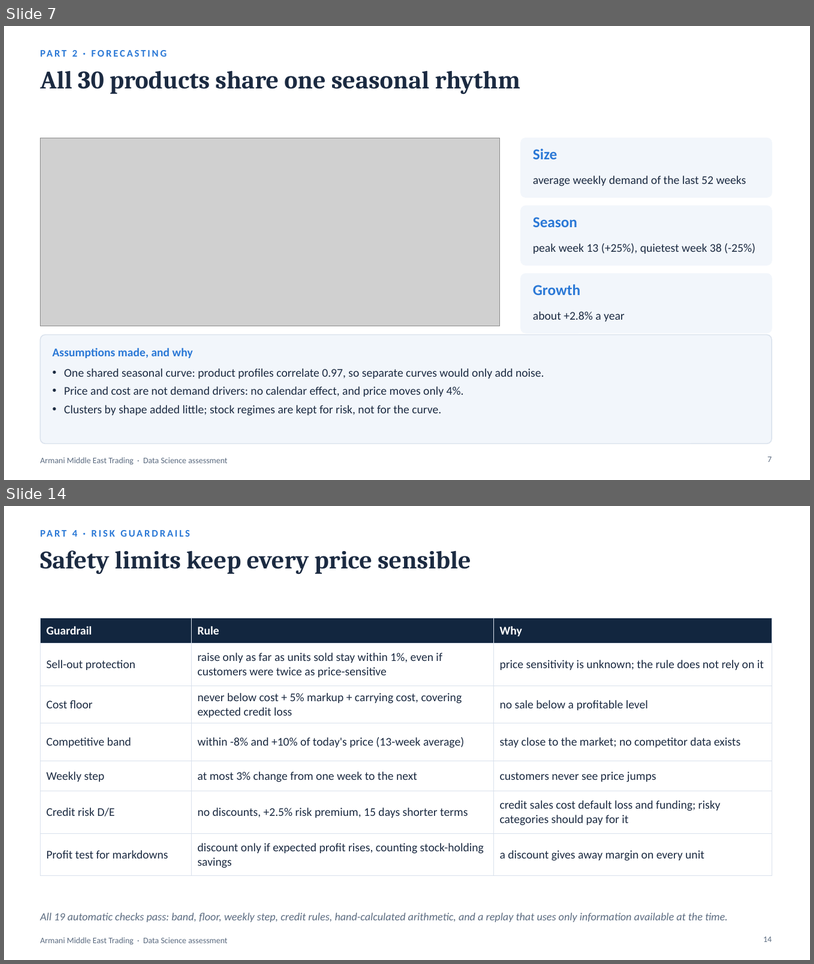
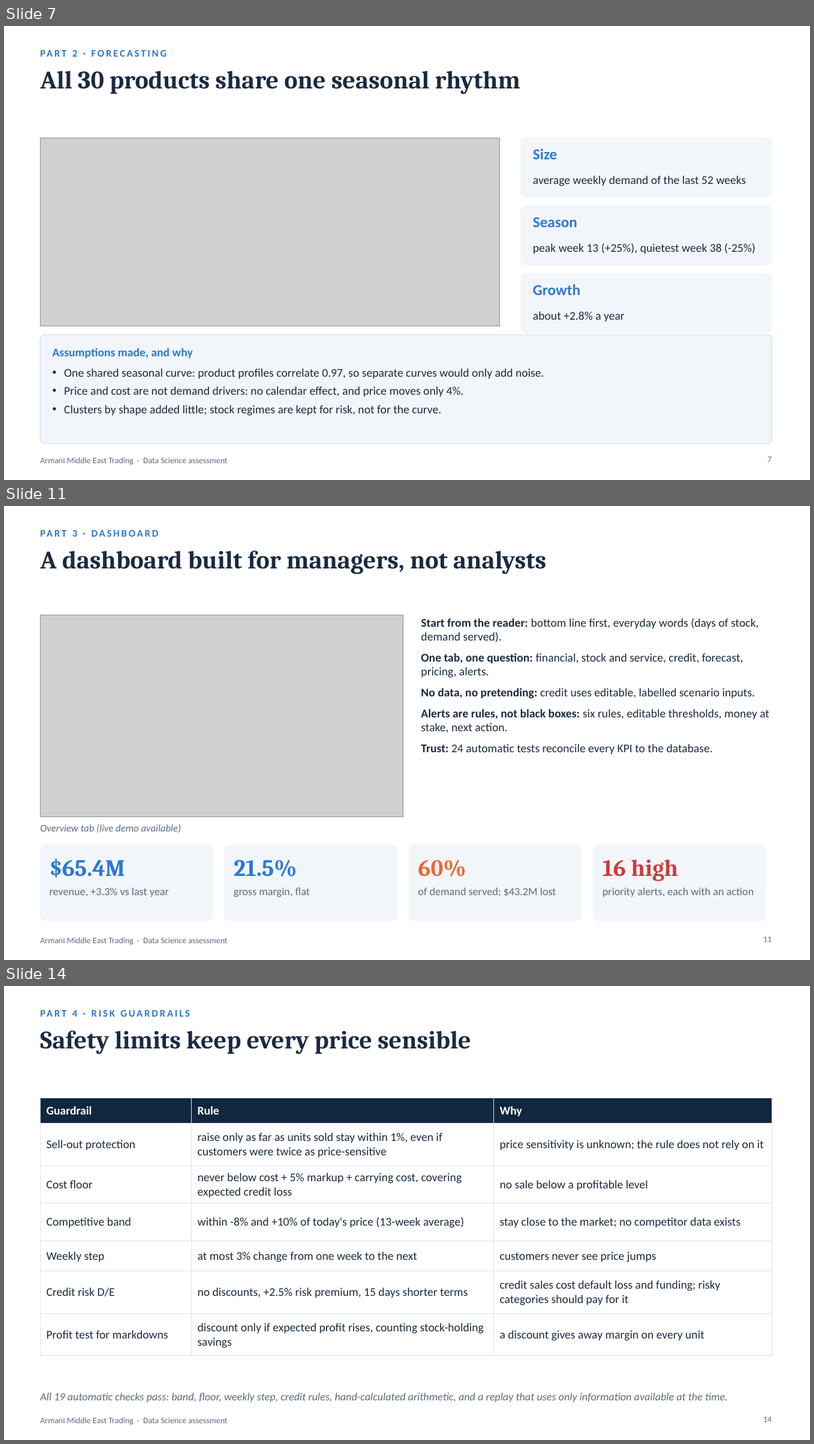
Before and after one commit to hrnademi/Technical_Assessment_HamidrezaNademi, a slide deck: Armani_Data_Science_Presentation.pptx. Shown one above the other, each under a label of ours: slides 7 and 14 before the commit, slides 7, 11 and 14 after it; the slides between them are not shown. The pictures are 814x964 and 814x1444 pixels, drawn with LibreOffice and Linux fonts; fonts in the diff are those of the drawing; grey boxes stand for pictures. Boxes give left, top, right and bottom in pixels: in the first picture for what was removed or moved away, otherwise in the second. Text is boxed around its words. In the diff, an @@ line names an element or a change of style, - is before the commit and + after.

```diff
--- a/Armani_Data_Science_Presentation.pptx
+++ b/Armani_Data_Science_Presentation.pptx
@@ slide 11 added at [4, 506, 810, 960], background #FFFFFF; not listed: 1 template element that a slide beside it also shows @@
@@ text added at [72, 530, 77, 537], 12 pt, text #2A78D6, bold @@
+PART 3 · DASHBOARD
@@ title added at [40, 550, 546, 574], 30 pt, text #1B2A41, bold @@
+A dashboard built for managers, not analysts
@@ picture added at [40, 615, 403, 816] @@
@@ text added at [421, 618, 770, 754], 14 pt, text #1B2A41 @@
+• Start from the reader: bottom line first, everyday words (days of stock, demand served).
+• One tab, one question: financial, stock and service, credit, forecast, pricing, alerts.
+• No data, no pretending: credit uses editable, labelled scenario inputs.
+• Alerts are rules, not black boxes: six rules, editable thresholds, money at stake, next action.
+• Trust: 24 automatic tests reconcile every KPI to the database.
@@ text added at [40, 824, 182, 832], 12 pt, text #5B6B80, italic @@
+Overview tab (live demo available)
@@ rounded rectangle added at [40, 845, 213, 921], fill #F2F6FB, outline #F2F6FB 1 pt @@
@@ rounded rectangle added at [225, 845, 397, 921], fill #F2F6FB, outline #F2F6FB 1 pt @@
@@ rounded rectangle added at [410, 845, 582, 921], fill #F2F6FB, outline #F2F6FB 1 pt @@
@@ rounded rectangle added at [594, 845, 766, 921], fill #F2F6FB, outline #F2F6FB 1 pt @@
@@ text added at [50, 858, 125, 877], 28 pt, text #2A78D6, bold @@
+$65.4M
@@ text added at [234, 859, 297, 876], 28 pt, text #2A78D6, bold @@
+21.5%
@@ text added at [418, 859, 466, 876], 28 pt, text #EB6834, bold @@
+60%
@@ text added at [603, 859, 679, 881], 28 pt, text #D03B3B, bold @@
+16 high
@@ text added at [50, 887, 169, 897], 13 pt, text #5B6B80 @@
+revenue, +3.3% vs last year
@@ text added at [234, 887, 310, 897], 13 pt, text #5B6B80 @@
+gross margin, flat
@@ text added at [418, 887, 557, 896], 13 pt, text #5B6B80 @@
+of demand served; $43.2M lost
@@ text added at [603, 887, 755, 897], 13 pt, text #5B6B80 @@
+priority alerts, each with an action
@@ page number added at [764, 936, 772, 942], 10 pt, text #5B6B80 @@
+11
```
Also in this commit, not shown: 8 slides changed, 4 other slides added, 5 slides removed, 1 other file.
